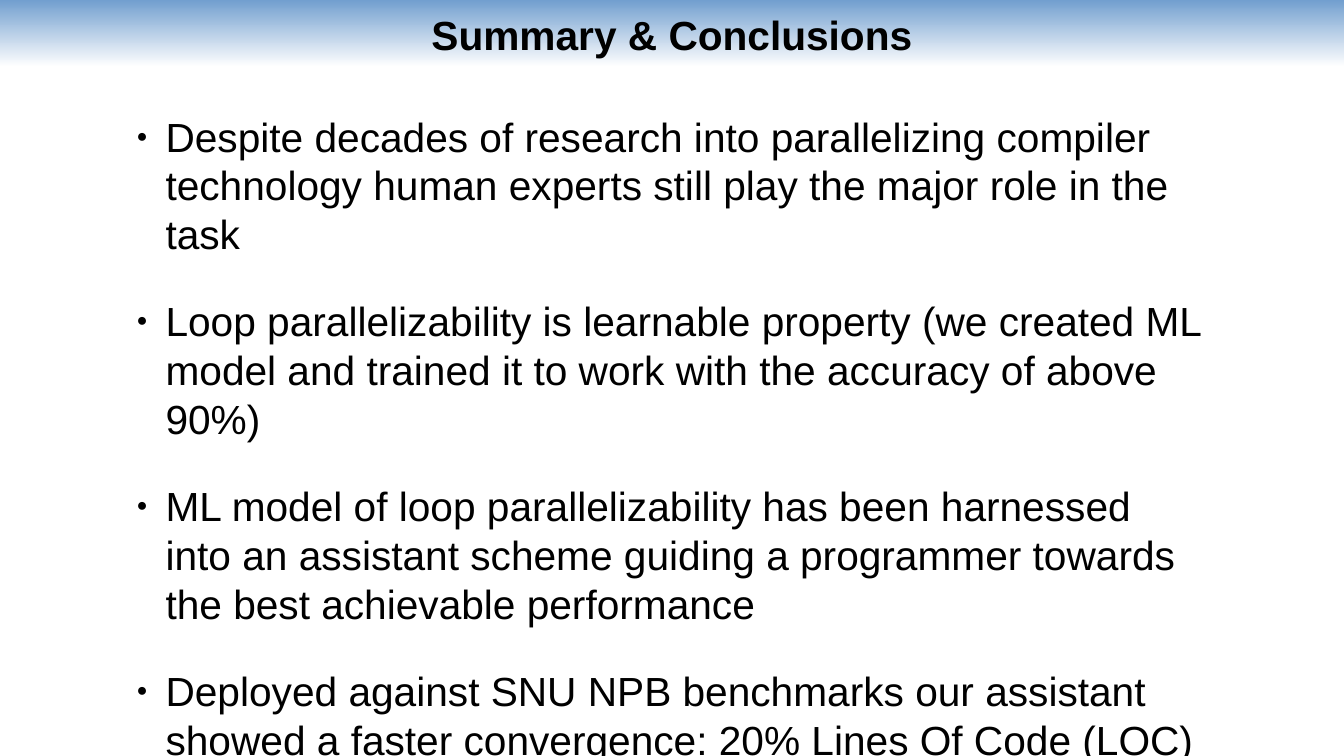
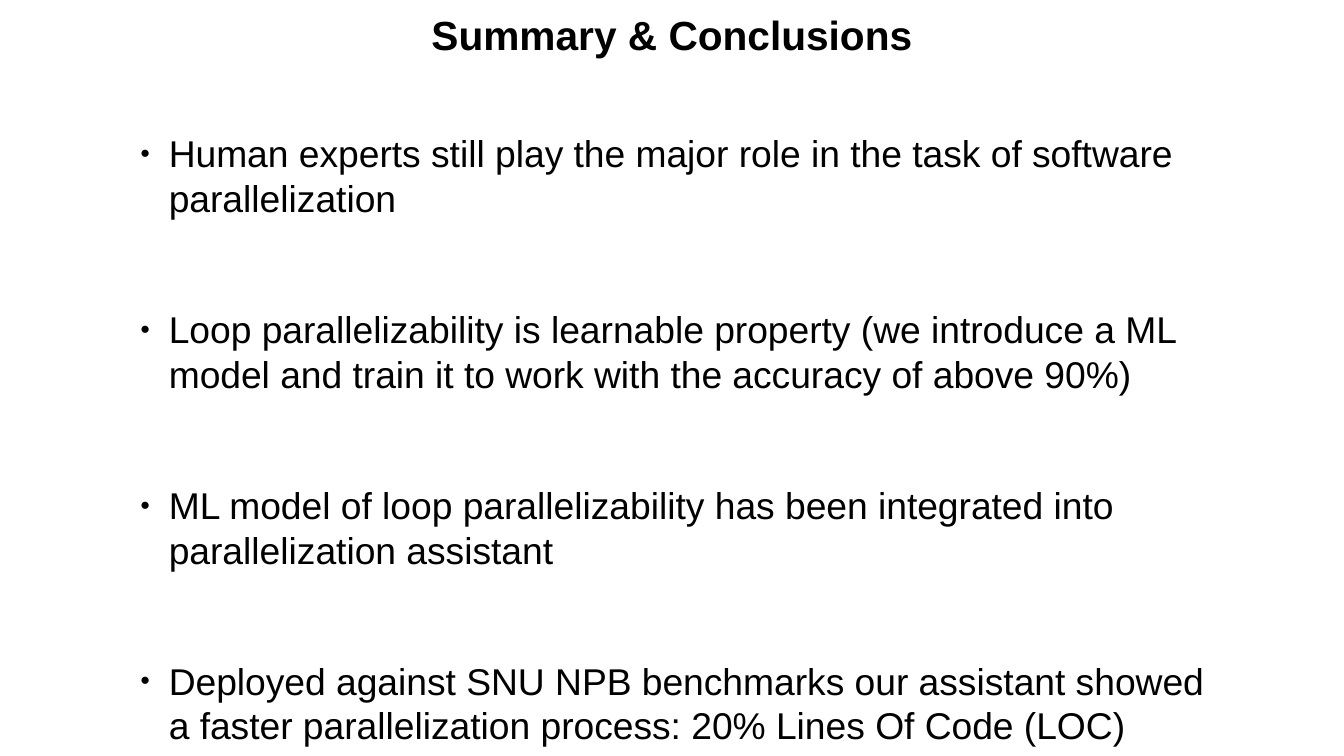
Before and after one commit to harel-coffee/PParMetrics-auto, a slide deck: slide 43 of doc/AI_SEPS_2019_talk/presentation.odp (slide 16 before the commit). Drawn at 1344x756 pixels with LibreOffice and Linux fonts; fonts in the diff are those of the drawing. Boxes give left, top, right and bottom in pixels: in the first picture for what was removed or moved away, otherwise in the second. Text is boxed around its words. In the diff, an @@ line names an element or a change of style, - is before the commit and + after.

Commit message:
[+] Added a new version of presentation

```diff
--- a/doc/AI_SEPS_2019_talk/presentation.odp
+++ b/doc/AI_SEPS_2019_talk/presentation.odp
@@ rectangle removed at <box>0,0,1344,67</box> @@
@@ text at <box>169,140,1204,747</box>: text changed; size 24 to 22 pt @@
-● Despite decades of research into parallelizing compiler technology human experts still play the major role in the task
-● Loop parallelizability is learnable property (we created ML model and trained it to work with the accuracy of above 90%)
-● ML model of loop parallelizability has been harnessed into an assistant scheme guiding a programmer towards the best achievable performance
-● Deployed against SNU NPB benchmarks our assistant showed a faster convergence: 20% Lines Of Code (LOC) reduction
+● Human experts still play the major role in the task of software parallelization
+● Loop parallelizability is learnable property (we introduce a ML model and train it to work with the accuracy of above 90%)
+● ML model of loop parallelizability has been integrated into parallelization assistant
+● Deployed against SNU NPB benchmarks our assistant showed a faster parallelization process: 20% Lines Of Code (LOC) reduction
```
Also in this commit, not shown: 14 other slides changed, 36 slides added, 3 slides removed, 5 other files.
